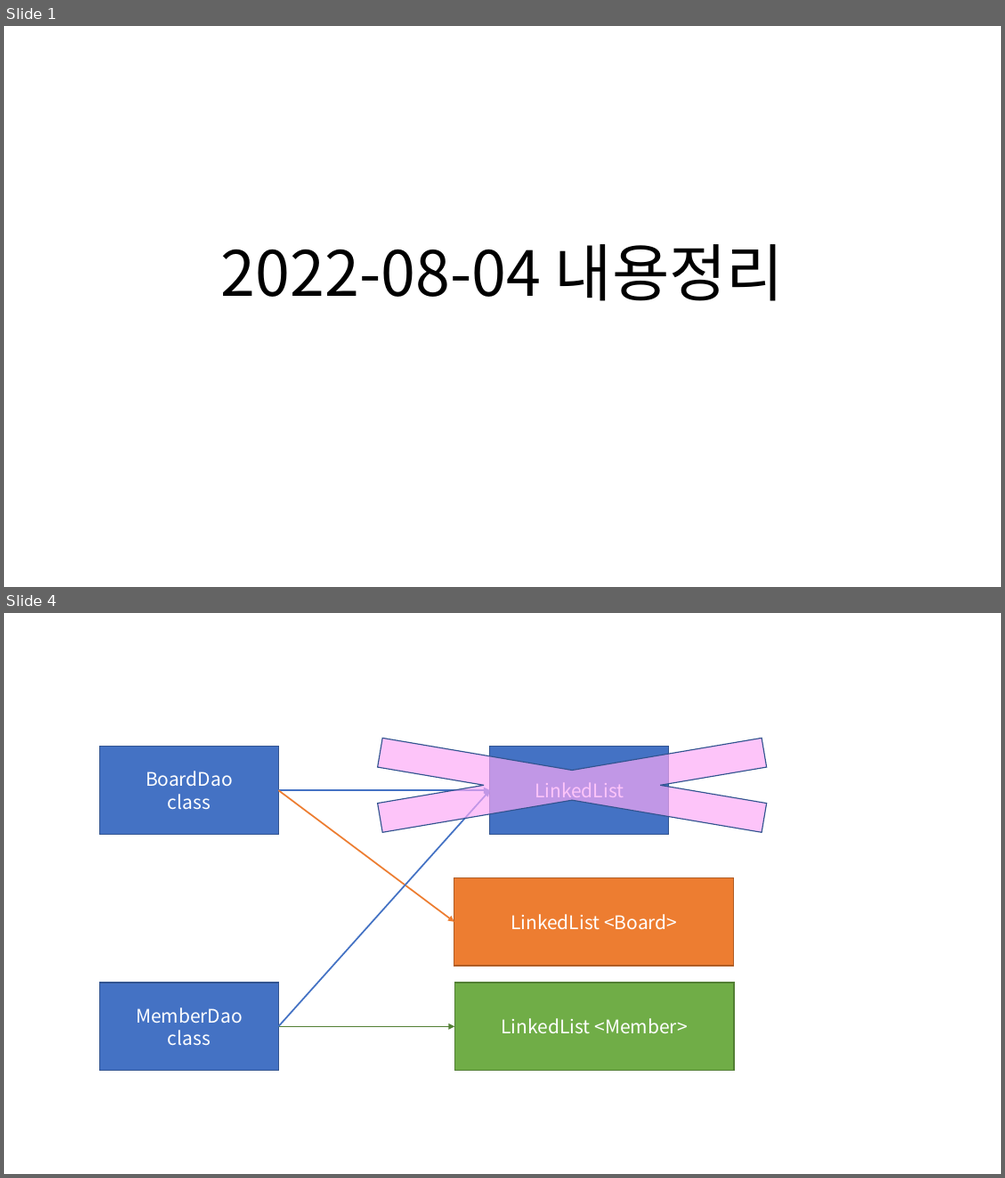
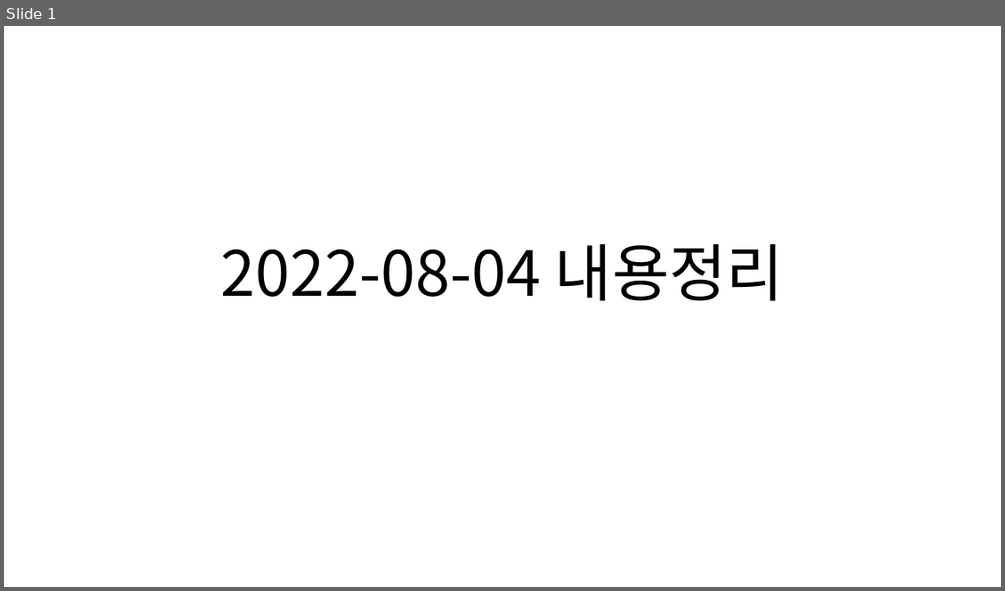
Before and after one commit to Dingadung/2022-study-workspace, a slide deck: study-note/자바/2022-08-05 내용정리 .pptx. Shown one above the other, each under a label of ours: slides 1 and 4 before the commit, slide 1 after it; the slides between them are not shown. The pictures are 1005x1178 and 1005x591 pixels, drawn with LibreOffice and Linux fonts; fonts in the diff are those of the drawing. Boxes give left, top, right and bottom in pixels: in the first picture for what was removed or moved away, otherwise in the second. Text is boxed around its words. In the diff, an @@ line names an element or a change of style, - is before the commit and + after.

Commit message:
Practice making Iterator step-3, make ArrayListIterator inner class

```diff
--- a/study-note/자바/2022-08-05 내용정리 .pptx
+++ b/study-note/자바/2022-08-05 내용정리 .pptx
@@ slide 4 removed at (x1=4, y1=613, x2=1001, y2=1174), background #FFFFFF @@
@@ cross removed at (x1=202, y1=722, x2=942, y2=848) @@
@@ rectangle removed at (x1=100, y1=747, x2=278, y2=834) @@
-BoardDao
-class
@@ rectangle removed at (x1=490, y1=747, x2=669, y2=834) @@
-LinkedList
@@ arrow removed from (278, 790) to (490, 790) @@
@@ arrow removed from (278, 790) to (454, 922) @@
@@ arrow removed from (278, 1027) to (490, 790) @@
@@ rectangle removed at (x1=454, y1=877, x2=734, y2=965) @@
-LinkedList <Board>
@@ rectangle removed at (x1=100, y1=982, x2=278, y2=1070) @@
-MemberDao
-class
@@ rectangle removed at (x1=455, y1=982, x2=735, y2=1070) @@
-LinkedList <Member>
@@ arrow removed from (278, 1027) to (455, 1027) @@
```
Also in this commit, not shown: 4 slides added, 2 other slides removed, 7 other files.
